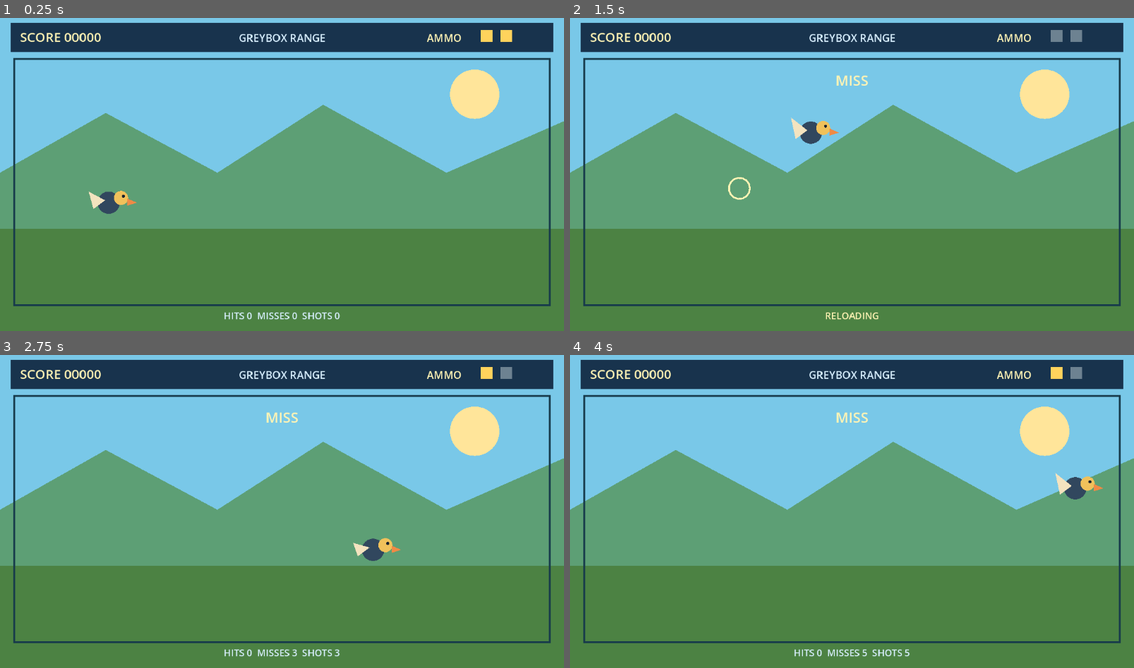
Above: before the commit, frames 1-4 (two rows, left to right).
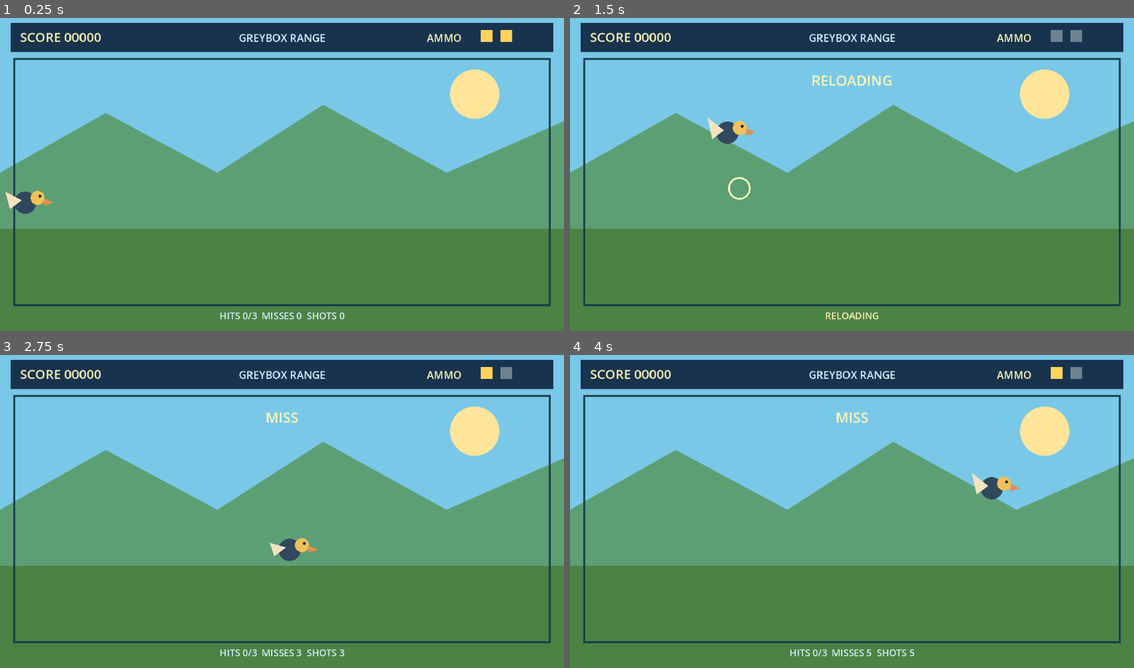
Above: after the commit, the same moments.

Repository: ranababu1/duckhunt
Game: Godot game, scene res://scenes/main/main.tscn
The game is run twice, just before and just after one commit, with the same random seed, the same clock (stepped at 60 frames per second) and the same inputs.
Inputs (mouse positions are in pixels of both pictures, inside the frame that each line leads up to):
- Up to frame 1 (0.25 s): no input
- Up to frame 2 (1.5 s): move the mouse to (976, 155) at 0.52 s; click (976, 155) at 0.67 s; move the mouse to (739, 187) at 1.27 s; click (739, 187) at 1.42 s
- Up to frame 3 (2.75 s): move the mouse to (338, 439) at 2.02 s; click (338, 439) at 2.17 s
- Up to frame 4 (4 s): move the mouse to (823, 574) at 2.77 s; click (823, 574) at 2.92 s; move the mouse to (1021, 558) at 3.52 s; click (1021, 558) at 3.67 s

The runs differ from the first frame. In frame 1, 1.0% of the frame differs, in the area x 0-62%, y 55-97%; in frame 2, 1.0%; in frame 3, 1.0%; in frame 4, 1.1%, in the area x 39-95%, y 37-97%.

Commit message:
Add core shooting controllers

Diff:
--- /dev/null
+++ b/scripts/gameplay/duck.gd
@@ -0,0 +1,83 @@
+class_name Duck
+extends Node2D
+
+signal resolved_hit(duck: Node2D)
+signal resolved_escape(duck: Node2D)
+signal terminal_animation_finished(duck: Node2D)
+
+enum State { ENTERING, FLYING, HIT, ESCAPING, OFFSCREEN }
+
+const HIT_RADIUS := 26.0
+const TERMINAL_ANIMATION_DURATION := 0.35
+
+var state := State.ENTERING
+var flight_velocity := Vector2(180.0, 0.0)
+var playfield := Rect2(24.0, 76.0, 912.0, 420.0)
+var flight_time := 0.0
+var terminal_time := 0.0
+var resolution_sent := false
+
+func start_flight(start_position: Vector2, new_playfield: Rect2, new_velocity: Vector2) -> void:
+	position = start_position
+	playfield = new_playfield
+	flight_velocity = new_velocity
+	flight_time = 0.0
+	terminal_time = 0.0
+	resolution_sent = false
+	state = State.ENTERING
+	queue_redraw()
+
+func try_hit(shot_position: Vector2) -> bool:
+	if state != State.ENTERING and state != State.FLYING:
+		return false
+	if shot_position.distance_to(global_position) > HIT_RADIUS:
+		return false
+	_resolve_hit()
+	return true
+
+func _process(delta: float) -> void:
+	match state:
+		State.ENTERING, State.FLYING:
+			flight_time += delta
+			state = State.FLYING
+			position += flight_velocity * delta
+			position.y = 272.0 + sin(flight_time * 3.0) * 72.0
+			if position.x > playfield.end.x + HIT_RADIUS:
+				_resolve_escape()
+		State.HIT, State.ESCAPING:
+			terminal_time += delta
+			if state == State.HIT:
+				position.y += 110.0 * delta
+			if terminal_time >= TERMINAL_ANIMATION_DURATION:
+				state = State.OFFSCREEN
+				terminal_animation_finished.emit(self)
+	queue_redraw()
+
+func _resolve_hit() -> void:
+	if resolution_sent:
+		return
+	resolution_sent = true
+	state = State.HIT
+	terminal_time = 0.0
+	resolved_hit.emit(self)
+
+func _resolve_escape() -> void:
+	if resolution_sent:
+		return
+	resolution_sent = true
+	state = State.ESCAPING
+	terminal_time = 0.0
+	resolved_escape.emit(self)
+
+func _draw() -> void:
+	if state == State.OFFSCREEN:
+		return
+	var flap := sin(flight_time * 12.0) * 8.0
+	var body_color := Color("31475e") if state != State.HIT else Color("ca5d58")
+	draw_circle(Vector2.ZERO, 19.0, body_color)
+	draw_circle(Vector2(21, -8), 12.0, Color("f0c15b"))
+	draw_colored_polygon(PackedVector2Array([Vector2(-6, -4), Vector2(-34, -20 + flap), Vector2(-26, 11)]), Color("f4e3bf"))
+	draw_colored_polygon(PackedVector2Array([Vector2(32, -7), Vector2(48, 0), Vector2(32, 5)]), Color("f08a45"))
+	draw_circle(Vector2(25, -11), 2.5, Color("17212e"))
+	if state == State.HIT:
+		draw_arc(Vector2.ZERO, 30.0, 0.0, TAU, 12, Color("fff4b5"), 3.0)
--- a/scripts/gameplay/prototype_game.gd
+++ b/scripts/gameplay/prototype_game.gd
@@ -4,43 +4,42 @@
 ## Gameplay values are intentionally grouped here until the M1 controllers exist.
 
 const PLAYFIELD := Rect2(24.0, 76.0, 912.0, 420.0)
-const MAGAZINE_SIZE := 2
-const RELOAD_DURATION := 0.75
 const DUCK_RADIUS := 26.0
+const DuckScript = preload("res://scripts/gameplay/duck.gd")
+const WeaponControllerScript = preload("res://scripts/gameplay/weapon_controller.gd")
+const RunControllerScript = preload("res://scripts/gameplay/run_controller.gd")
+const RoundControllerScript = preload("res://scripts/gameplay/round_controller.gd")
 
-var duck_position := Vector2(140.0, 260.0)
-var duck_velocity := Vector2(180.0, 0.0)
-var duck_is_active := true
-var wing_time := 0.0
-var ammo := MAGAZINE_SIZE
-var is_reloading := false
-var reload_remaining := 0.0
-var shots_fired := 0
-var hits := 0
-var misses := 0
+var duck
+var weapon
+var run
+var round
 var feedback := "TAP THE DUCK"
 var feedback_time := 0.0
 var shot_marker := Vector2.ZERO
 var shot_marker_time := 0.0
 
 func _ready() -> void:
+	weapon = WeaponControllerScript.new()
+	run = RunControllerScript.new()
+	round = RoundControllerScript.new()
+	duck = DuckScript.new()
+	add_child(weapon)
+	add_child(run)
+	add_child(round)
+	add_child(duck)
+	weapon.shot_fired.connect(_resolve_shot)
+	weapon.reload_started.connect(func() -> void: _show_feedback("RELOADING"))
+	weapon.reload_finished.connect(func() -> void: _show_feedback("RELOADED"))
+	duck.resolved_hit.connect(_on_duck_hit)
+	duck.resolved_escape.connect(_on_duck_escaped)
+	duck.terminal_animation_finished.connect(_on_duck_terminal_finished)
+	round.round_cleared.connect(func() -> void: _show_feedback("ROUND CLEAR"))
+	round.round_failed.connect(func() -> void: _show_feedback("ROUND FAILED"))
+	_spawn_duck()
 	queue_redraw()
 
 func _process(delta: float) -> void:
-	wing_time += delta
-	if duck_is_active:
-		duck_position += duck_velocity * delta
-		duck_position.y = 272.0 + sin(wing_time * 3.0) * 72.0
-		if duck_position.x > PLAYFIELD.end.x + DUCK_RADIUS:
-			duck_position.x = PLAYFIELD.position.x - DUCK_RADIUS
-	elif not is_reloading:
-		_respawn_duck()
-	if is_reloading:
-		reload_remaining -= delta
-		if reload_remaining <= 0.0:
-			is_reloading = false
-			ammo = MAGAZINE_SIZE
-			_show_feedback("RELOADED")
 	feedback_time = maxf(0.0, feedback_time - delta)
 	shot_marker_time = maxf(0.0, shot_marker_time - delta)
 	queue_redraw()
@@ -56,27 +55,34 @@
 func _try_fire(shot_position: Vector2) -> void:
 	if not PLAYFIELD.has_point(shot_position):
 		return
-	if is_reloading:
+	if weapon.is_reloading:
 		_show_feedback("RELOADING")
 		return
-	ammo -= 1
-	shots_fired += 1
+	weapon.request_fire(shot_position)
+
+func _resolve_shot(shot_position: Vector2) -> void:
+	run.record_shot()
 	shot_marker = shot_position
 	shot_marker_time = 0.12
-	if duck_is_active and shot_position.distance_to(duck_position) <= DUCK_RADIUS:
-		duck_is_active = false
-		hits += 1
-		_show_feedback("HIT +100")
-	else:
-		misses += 1
+	if not duck.try_hit(shot_position):
+		run.record_miss()
 		_show_feedback("MISS")
-	if ammo == 0:
-		is_reloading = true
-		reload_remaining = RELOAD_DURATION
 
-func _respawn_duck() -> void:
-	duck_position = Vector2(PLAYFIELD.position.x - DUCK_RADIUS, 272.0)
-	duck_is_active = true
+func _on_duck_hit(_duck: Node2D) -> void:
+	run.record_hit()
+	round.register_hit()
+	_show_feedback("HIT +100")
+
+func _on_duck_escaped(_duck: Node2D) -> void:
+	round.register_escape()
+	_show_feedback("ESCAPED")
+
+func _on_duck_terminal_finished(_duck: Node2D) -> void:
+	if not round.is_finished:
+		_spawn_duck()
+
+func _spawn_duck() -> void:
+	duck.start_flight(Vector2(PLAYFIELD.position.x - DUCK_RADIUS, 272.0), PLAYFIELD, Vector2(180.0, 0.0))
 
 func _show_feedback(message: String) -> void:
 	feedback = message
@@ -90,8 +96,6 @@
 	draw_rect(Rect2(0, 366, 960, 174), Color("4c8243"))
 	draw_rect(PLAYFIELD, Color("173b4b"), false, 3.0)
 	_draw_hud()
-	if duck_is_active:
-		_draw_duck(duck_position)
 	if shot_marker_time > 0.0:
 		draw_arc(shot_marker, 18.0, 0.0, TAU, 16, Color("fff4b5"), 3.0)
 	if feedback_time > 0.0:
@@ -99,24 +103,16 @@
 
 func _draw_hud() -> void:
 	draw_rect(Rect2(18, 14, 924, 50), Color("18334d"))
-	_draw_text("SCORE %05d" % (hits * 100), Vector2(34, 47), 22, Color("fff4b5"))
+	_draw_text("SCORE %05d" % run.score, Vector2(34, 47), 22, Color("fff4b5"))
 	_draw_centered_text("GREYBOX RANGE", Vector2(480, 47), 18, Color("d9f0ff"))
 	_draw_text("AMMO", Vector2(726, 47), 18, Color("fff4b5"))
-	for index in MAGAZINE_SIZE:
-		var bullet_color := Color("ffd35c") if index < ammo else Color("6d8291")
+	for index in weapon.magazine_capacity:
+		var bullet_color := Color("ffd35c") if index < weapon.current_ammo else Color("6d8291")
 		draw_rect(Rect2(818 + index * 34, 27, 20, 20), bullet_color)
-	if is_reloading:
+	if weapon.is_reloading:
 		_draw_centered_text("RELOADING", Vector2(480, 520), 16, Color("fff4b5"))
 	else:
-		_draw_centered_text("HITS %d  MISSES %d  SHOTS %d" % [hits, misses, shots_fired], Vector2(480, 520), 16, Color("d9f0ff"))
-
-func _draw_duck(center: Vector2) -> void:
-	var flap := sin(wing_time * 12.0) * 8.0
-	draw_circle(center, 19.0, Color("31475e"))
-	draw_circle(center + Vector2(21, -8), 12.0, Color("f0c15b"))
-	draw_colored_polygon(PackedVector2Array([center + Vector2(-6, -4), center + Vector2(-34, -20 + flap), center + Vector2(-26, 11)]), Color("f4e3bf"))
-	draw_colored_polygon(PackedVector2Array([center + Vector2(32, -7), center + Vector2(48, 0), center + Vector2(32, 5)]), Color("f08a45"))
-	draw_circle(center + Vector2(25, -11), 2.5, Color("17212e"))
+		_draw_centered_text("HITS %d/%d  MISSES %d  SHOTS %d" % [round.round_hits, round.required_hits, run.misses, run.shots_fired], Vector2(480, 520), 16, Color("d9f0ff"))
 
 func _draw_text(text: String, position: Vector2, font_size: int, color: Color) -> void:
 	draw_string(ThemeDB.fallback_font, position, text, HORIZONTAL_ALIGNMENT_LEFT, -1, font_size, color)
--- /dev/null
+++ b/scripts/gameplay/round_controller.gd
@@ -0,0 +1,32 @@
+class_name RoundController
+extends Node
+
+signal quota_changed(hits: int, required_hits: int)
+signal duck_escaped(escapes: int, allowed_escapes: int)
+signal round_cleared()
+signal round_failed()
+
+@export var required_hits := 3
+@export var allowed_escapes := 2
+
+var round_hits := 0
+var escapes := 0
+var is_finished := false
+
+func register_hit() -> void:
+	if is_finished:
+		return
+	round_hits += 1
+	quota_changed.emit(round_hits, required_hits)
+	if round_hits >= required_hits:
+		is_finished = true
+		round_cleared.emit()
+
+func register_escape() -> void:
+	if is_finished:
+		return
+	escapes += 1
+	duck_escaped.emit(escapes, allowed_escapes)
+	if escapes > allowed_escapes:
+		is_finished = true
+		round_failed.emit()
--- /dev/null
+++ b/scripts/gameplay/run_controller.gd
@@ -0,0 +1,30 @@
+class_name RunController
+extends Node
+
+signal counters_changed(shots: int, hits: int, misses: int, score: int)
+
+var shots_fired := 0
+var hits := 0
+var misses := 0
+var score := 0
+
+func record_shot() -> void:
+	shots_fired += 1
+	_emit_counters()
+
+func record_hit() -> void:
+	hits += 1
+	score += 100
+	_emit_counters()
+
+func record_miss() -> void:
+	misses += 1
+	_emit_counters()
+
+func accuracy_percent() -> float:
+	if shots_fired == 0:
+		return 0.0
+	return float(hits) / float(shots_fired) * 100.0
+
+func _emit_counters() -> void:
+	counters_changed.emit(shots_fired, hits, misses, score)
--- /dev/null
+++ b/scripts/gameplay/weapon_controller.gd
@@ -0,0 +1,48 @@
+class_name WeaponController
+extends Node
+
+signal ammo_changed(current_ammo: int, capacity: int)
+signal shot_fired(shot_position: Vector2)
+signal reload_started()
+signal reload_finished()
+
+@export var magazine_capacity := 2
+@export var reload_duration := 0.75
+
+var current_ammo := 2
+var is_reloading := false
+var reload_remaining := 0.0
+
+func _ready() -> void:
+	current_ammo = magazine_capacity
+	ammo_changed.emit(current_ammo, magazine_capacity)
+
+func request_fire(shot_position: Vector2) -> bool:
+	if is_reloading:
+		return false
+	if current_ammo <= 0:
+		_start_reload()
+		return false
+	current_ammo -= 1
+	ammo_changed.emit(current_ammo, magazine_capacity)
+	shot_fired.emit(shot_position)
+	if current_ammo == 0:
+		_start_reload()
+	return true
+
+func _process(delta: float) -> void:
+	if not is_reloading:
+		return
+	reload_remaining -= delta
+	if reload_remaining <= 0.0:
+		is_reloading = false
+		current_ammo = magazine_capacity
+		ammo_changed.emit(current_ammo, magazine_capacity)
+		reload_finished.emit()
+
+func _start_reload() -> void:
+	if is_reloading:
+		return
+	is_reloading = true
+	reload_remaining = reload_duration
+	reload_started.emit()
Not shown, added: scripts/gameplay/prototype_game.gd.uid
Not shown, changed: doc/changelog.md
Not shown, changed: doc/currentstate.md
